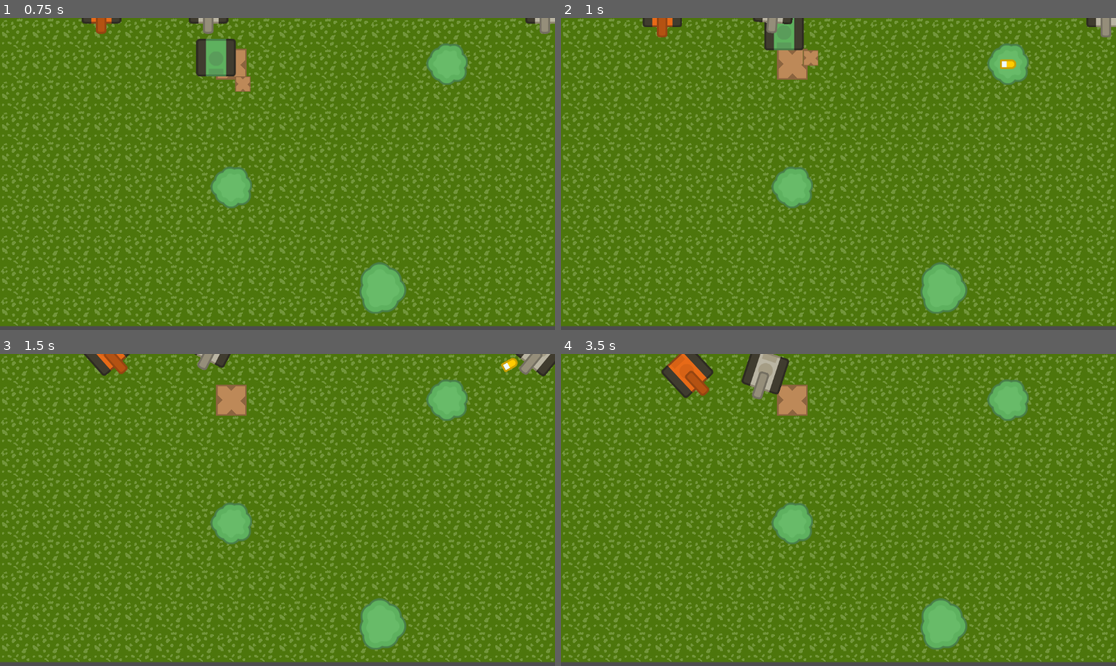
Above: before the commit, frames 1-4 (two rows, left to right).
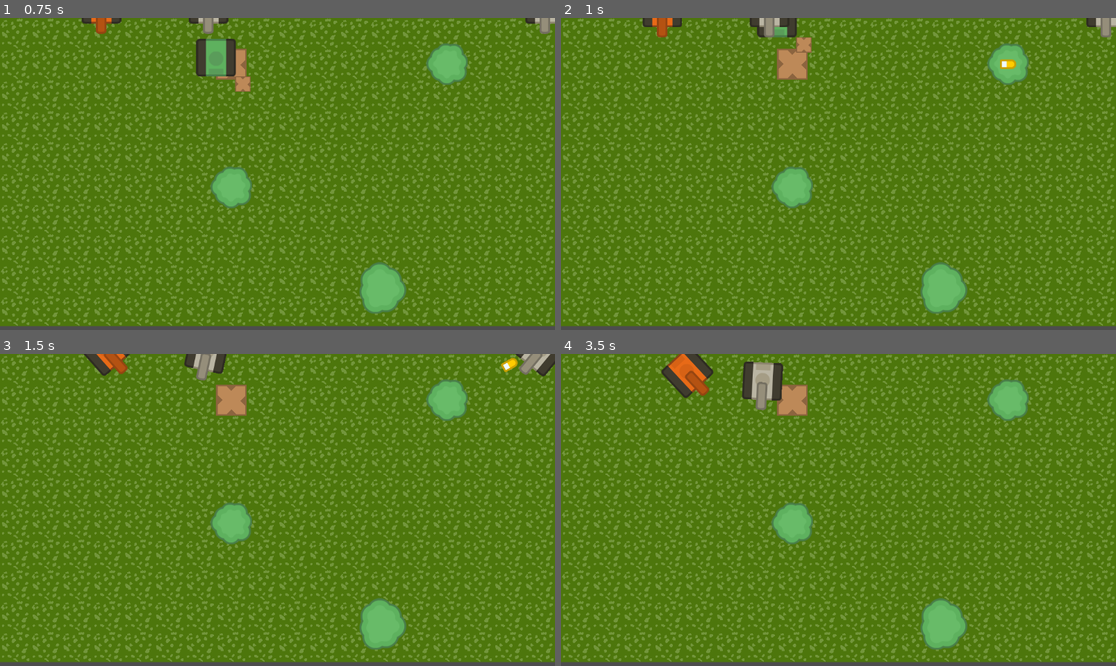
Above: after the commit, the same moments.

Repository: gerep/wall-and-order
Game: Godot game, scene res://scenes/level/level.tscn
Same seed, same stepped clock (60 frames per second), same inputs: the game is played once before the commit and once after it.
Inputs:
- Up to frame 1 (0.75 s): hold Up (ui_up) from 0.53 s (still down); hold Space (place) from 0.53 s (still down)
- Up to frame 2 (1 s): keep holding Up (ui_up); keep holding Space (place)
- Up to frame 3 (1.5 s): keep holding Up (ui_up); release Space (place) at 1.28 s; tap Space (place) at 1.35 s
- Up to frame 4 (3.5 s): release Up (ui_up) at 2.03 s; hold Space (place) 2.03-2.78 s; hold Left (ui_left) from 2.03 s (still down); tap Space (place) at 2.85 s

Frame 1 is identical in both runs. In frame 2, 0.9% of the frame differs, in the area x 33-47%, y 0-16%; in frame 3, 0.3%; in frame 4, 0.7%.

Commit message:
enemy tanks don't collide with each other

Diff:
--- a/scenes/enemies/enemy.tscn
+++ b/scenes/enemies/enemy.tscn
@@ -9,7 +9,8 @@
 height = 68.0
 
 [node name="Enemy" type="CharacterBody2D" unique_id=1028931331]
-collision_layer = 5
+collision_layer = 4
+collision_mask = 0
 script = ExtResource("1_38ino")
 
 [node name="Sprite2D" type="Sprite2D" parent="." unique_id=428788154]
--- a/scenes/level/level.tscn
+++ b/scenes/level/level.tscn
@@ -31,6 +31,12 @@
 custom_data_layer_0/type = 4
 sources/1 = SubResource("TileSetAtlasSource_i166f")
 
+[sub_resource type="RectangleShape2D" id="RectangleShape2D_qkmgm"]
+size = Vector2(17, 976.25)
+
+[sub_resource type="RectangleShape2D" id="RectangleShape2D_hnne4"]
+size = Vector2(1188, 20)
+
 [node name="Level" type="Node2D" unique_id=1475274271]
 script = ExtResource("1_i166f")
 
@@ -48,3 +54,18 @@
 
 [node name="Eagle" parent="." unique_id=1686697668 instance=ExtResource("4_hnne4")]
 position = Vector2(795, 561)
+
+[node name="StaticBody2D" type="StaticBody2D" parent="." unique_id=750138889]
+position = Vector2(-8, 0)
+
+[node name="CollisionShape2D" type="CollisionShape2D" parent="StaticBody2D" unique_id=1120232401]
+position = Vector2(-1, 171.875)
+shape = SubResource("RectangleShape2D_qkmgm")
+
+[node name="CollisionShape2D3" type="CollisionShape2D" parent="StaticBody2D" unique_id=1282834874]
+position = Vector2(1169, 148.75)
+shape = SubResource("RectangleShape2D_qkmgm")
+
+[node name="CollisionShape2D2" type="CollisionShape2D" parent="StaticBody2D" unique_id=1932952880]
+position = Vector2(584, 650)
+shape = SubResource("RectangleShape2D_hnne4")
